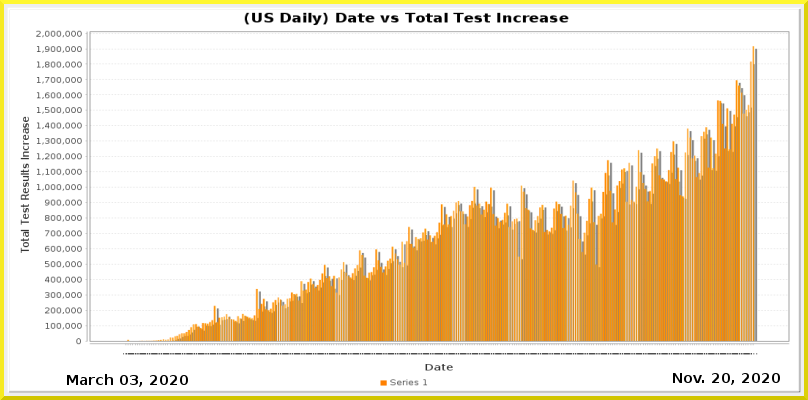
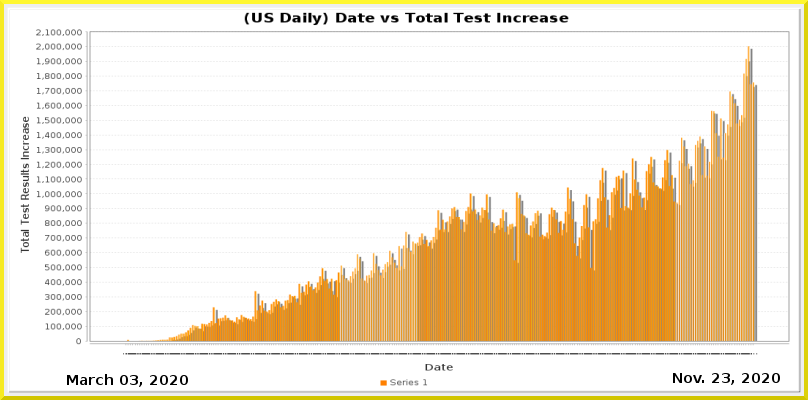
Layered file, before and after one edit (808px x 400px). Changes by layer:
painted on "Current Date" over [722, 373, 730, 383]
painted on "Date_vs_TestIncrease.png" over [36, 29, 788, 355]
